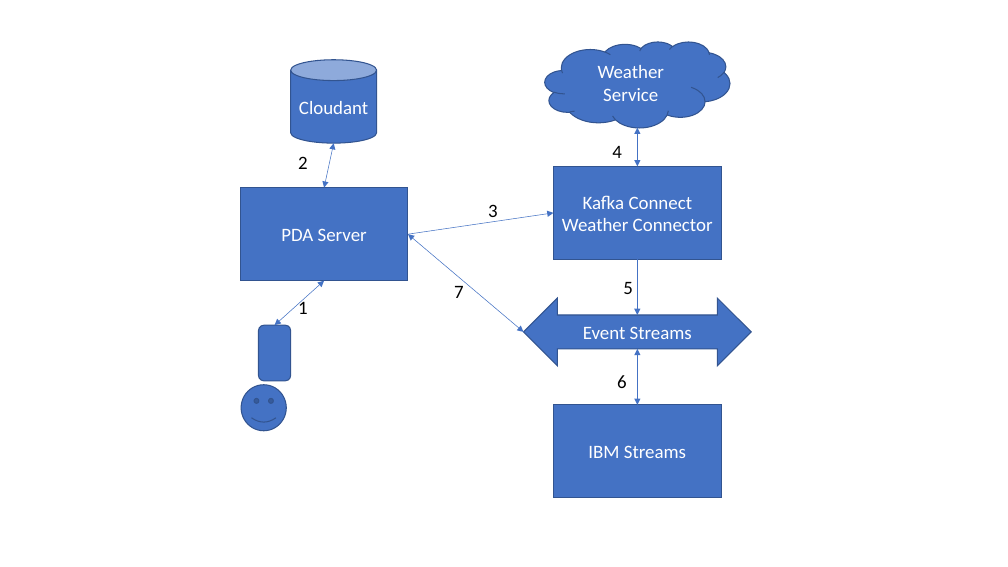
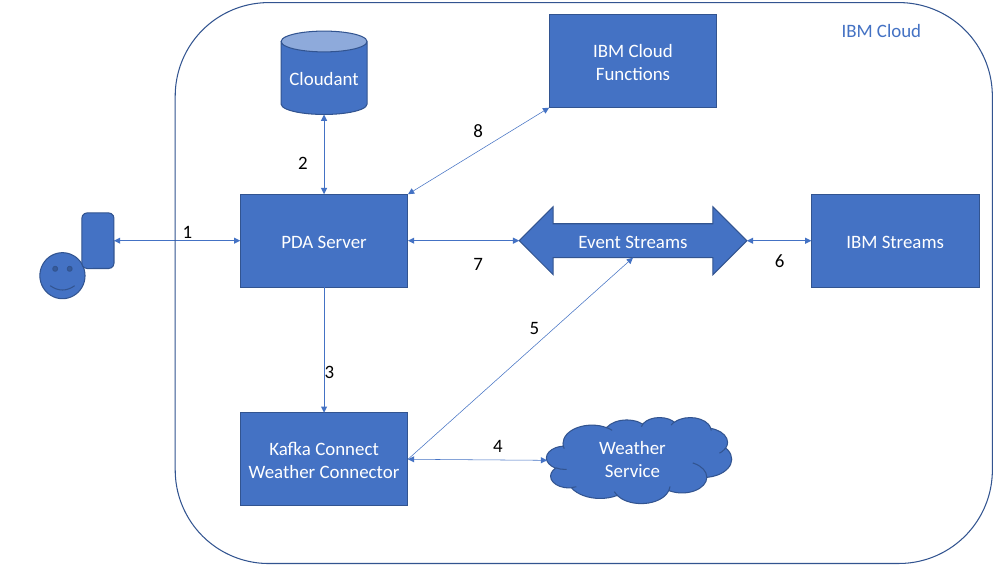
Before and after one commit to mimaison/call-for-code, a slide deck: slide 1 of design/Design.pptx. Drawn at 1008x567 pixels with LibreOffice and Linux fonts; fonts in the diff are those of the drawing. Boxes give left, top, right and bottom in pixels: in the first picture for what was removed or moved away, otherwise in the second. Text is boxed around its words. In the diff, an @@ line names an element or a change of style, - is before the commit and + after.

```diff
--- a/design/Design.pptx
+++ b/design/Design.pptx
@@ rounded rectangle added at [175,2,993,563], outline #325491 1 pt @@
@@ rectangle added at [549,14,717,107], fill #4472C4, outline #325491 1 pt, 18 pt, text #FFFFFF @@
+IBM Cloud Functions
@@ text added at [842,24,921,37], 18 pt, text #4472C4 @@
+IBM Cloud
@@ cylinder "Cloudant": place and size @@
-cylinder "Cloudant" at [290,60,377,143]
+cylinder "Cloudant" at [281,31,368,114]
@@ double arrow moved from (324, 188) - (333, 143) to (324, 194) - (324, 114) @@
@@ arrow moved from (408, 234) - (554, 213) to (408, 194) - (549, 107) @@
@@ arrow (408, 194) - (549, 107): arrow to double arrow @@
@@ text added at [473,124,483,137], 18 pt, text #000000 @@
+8
@@ rectangle "PDA Server": place and size @@
-rectangle "PDA Server" at [240,188,408,281]
+rectangle "PDA Server" at [240,194,408,287]
@@ left right arrow "Event Streams": place and size @@
-left right arrow "Event Streams" at [524,298,752,366]
+left right arrow "Event Streams" at [520,207,747,275]
@@ rectangle "IBM Streams": place and size @@
-rectangle "IBM Streams" at [554,405,721,498]
+rectangle "IBM Streams" at [811,194,979,287]
@@ rounded rectangle: place and size @@
-rounded rectangle at [259,325,291,381]
+rounded rectangle at [82,213,114,269]
@@ text "1": place and size @@
-text "1" at [298,298,308,314]
+text "1" at [183,226,193,241]
@@ smiley face: place and size @@
-smiley face at [241,385,287,431]
+smiley face at [40,253,85,299]
@@ double arrow moved from (324, 281) - (274, 325) to (240, 240) - (114, 240) @@
@@ double arrow moved from (524, 332) - (408, 234) to (520, 240) - (408, 240) @@
@@ arrow moved from (637, 259) - (637, 315) to (408, 460) - (633, 258) @@
@@ text "7": place and size @@
-text "7" at [454,286,464,298]
+text "7" at [473,258,483,270]
@@ double arrow moved from (637, 349) - (637, 405) to (747, 240) - (811, 240) @@
@@ text "6": place and size @@
-text "6" at [617,375,627,388]
+text "6" at [775,254,785,267]
@@ arrow added from (324, 287) to (324, 413), #4472C4 0.5 pt @@
@@ text "5": place and size @@
-text "5" at [623,282,633,294]
+text "5" at [530,322,540,334]
@@ text "3" rewrapped from [488,204,498,223] to [325,365,335,378] @@
@@ rectangle "Kafka Connect Weather Connector": place and size @@
-rectangle "Kafka Connect Weather Connector" at [554,166,721,259]
+rectangle "Kafka Connect Weather Connector" at [240,413,408,506]
@@ cloud "Weather Service": place and size @@
-cloud "Weather Service" at [545,42,730,128]
+cloud "Weather Service" at [547,417,732,504]
@@ text "4": place and size @@
-text "4" at [612,146,622,158]
+text "4" at [493,440,503,452]
@@ double arrow moved from (637, 128) - (637, 166) to (547, 461) - (408, 460) @@
```
Also in this commit, not shown: 1 other file.
